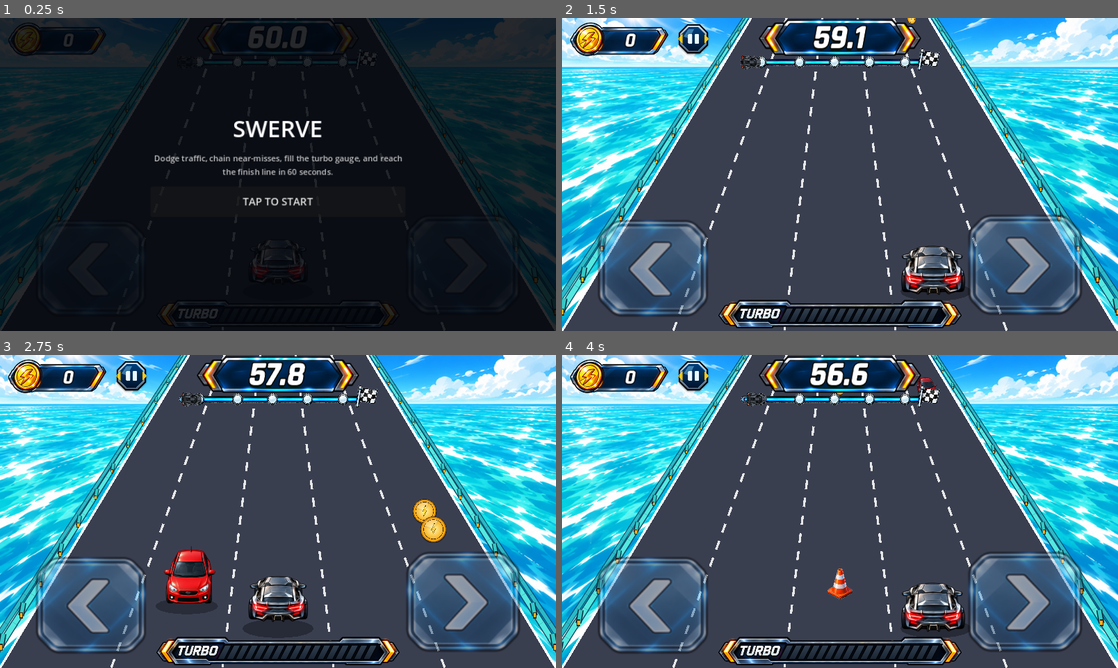
Above: before the commit, frames 1-4 (two rows, left to right).
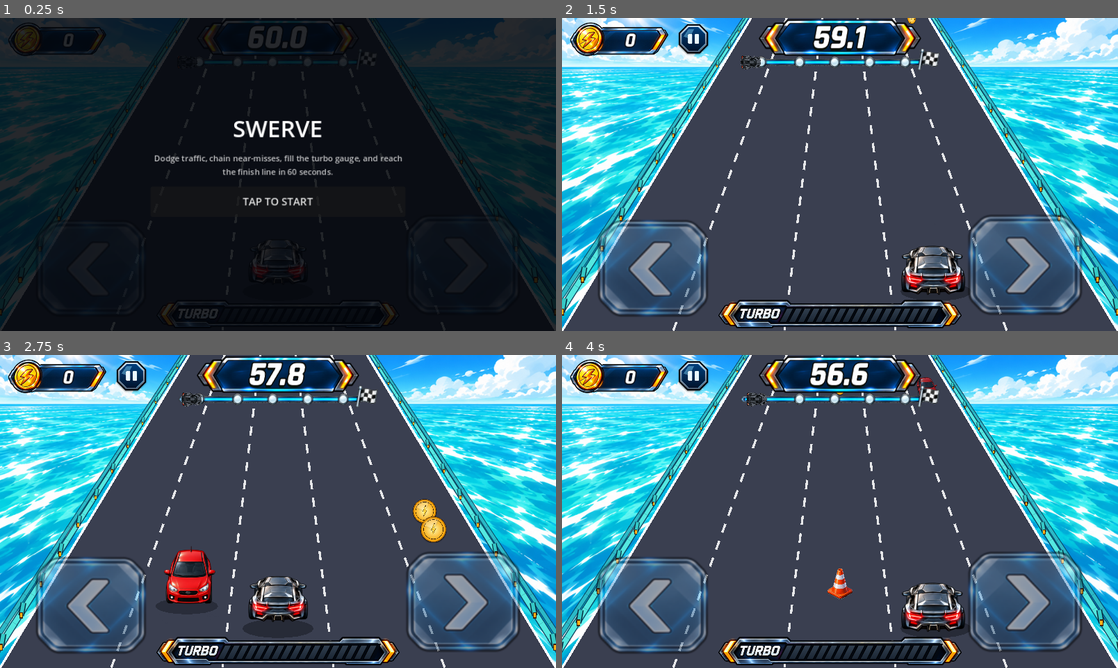
Above: after the commit, the same moments.

Repository: kjs8806/swerve
Game: Godot game, scene res://scenes/Main.tscn
Two runs of this game, one before a commit and one after it. Both use one fixed random seed, a clock stepped at 60 frames per second and the inputs below.
Inputs:
- Up to frame 1 (0.25 s): no input
- Up to frame 2 (1.5 s): click "TAP TO START" at 0.5 s; tap Enter at 1.25, 1.35 s; hold Right from 1.28 s (still down)
- Up to frame 3 (2.75 s): tap Space at 1.52, 2.27 s; release Right at 2.03 s; hold Left from 2.03 s (still down); tap Enter at 2.1 s
- Up to frame 4 (4 s): release Left at 2.78 s; hold Right from 2.78 s (still down); tap Enter at 2.85, 3.6 s; tap Space at 3.77 s

The runs differ from the first frame. In frame 2, 0.6% of the frame differs, in the area x 20-68%, y 5-17%; in frame 3, 0.6%; in frame 4, 0.6%.

Commit message:
Fix the real cause of the distorted progress-track render and remove the pause button's yellow arrows
The track texture was being minified ~8x for on-screen display with no
mipmaps generated, which caused moire/aliasing that read as a
"distorted image" - this was the actual bug, independent of source
resolution. Fixed by enabling mipmaps on this texture's import (committed
via a .gitignore exception, since it needs a non-default setting) and
setting its TextureRect to filter with mipmaps. Also regenerated the
source art with a cleaner, gentler upscale (previous sharpening was
aggressive enough to itself look like an artifact).

Also removed the gold chevron arrows from the pause/resume button icons
per feedback that they didn't belong.

Co-Authored-By: Claude Sonnet 5 <noreply@anthropic.com>
Claude-Session: https://claude.ai/code/session_01QqagUjceaYyhY4xqvSyKnT

Diff:
--- a/godot/scenes/Main.tscn
+++ b/godot/scenes/Main.tscn
@@ -95,6 +95,7 @@
 mouse_filter = 2
 
 [node name="ProgressTrackArt" type="TextureRect" parent="HUD/Root/ProgressTrack"]
+texture_filter = 4
 anchor_right = 1.0
 anchor_bottom = 1.0
 texture = ExtResource("4_track")
Binary file changed: godot/assets/hud/pause-button.png
Binary file changed: godot/assets/hud/progress-track-hd.png
Not shown, added: godot/assets/hud/progress-track-hd.png.import
Binary file changed: godot/assets/hud/resume-button.png
Not shown, changed: godot/.gitignore
